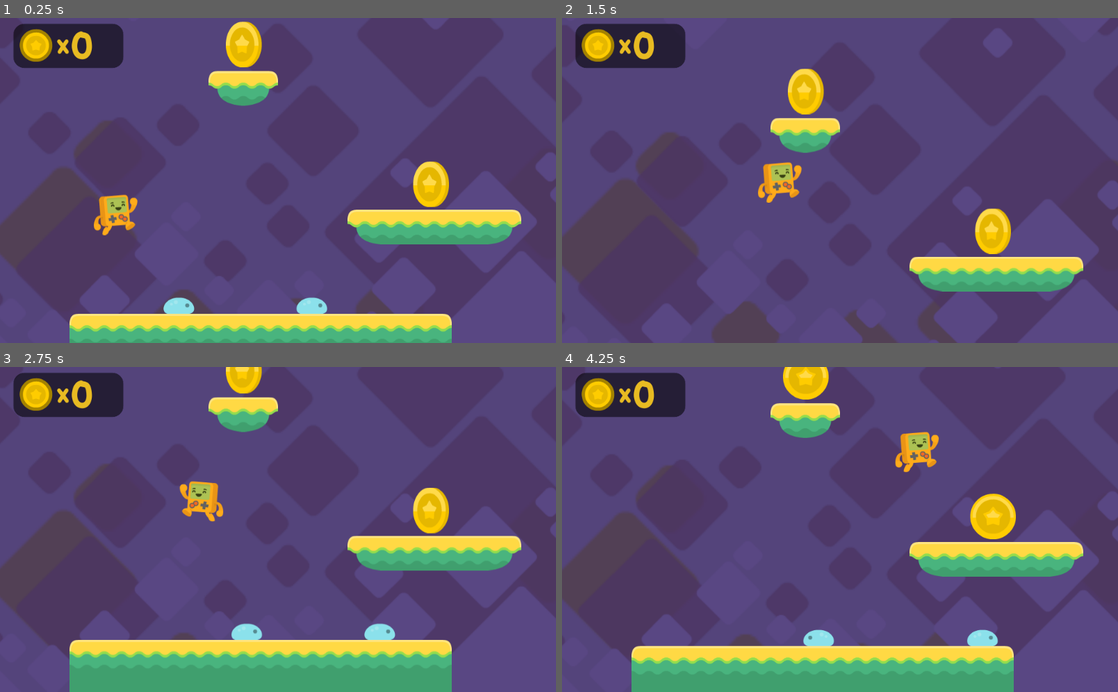
Above: before the commit, frames 1-4 (two rows, left to right).
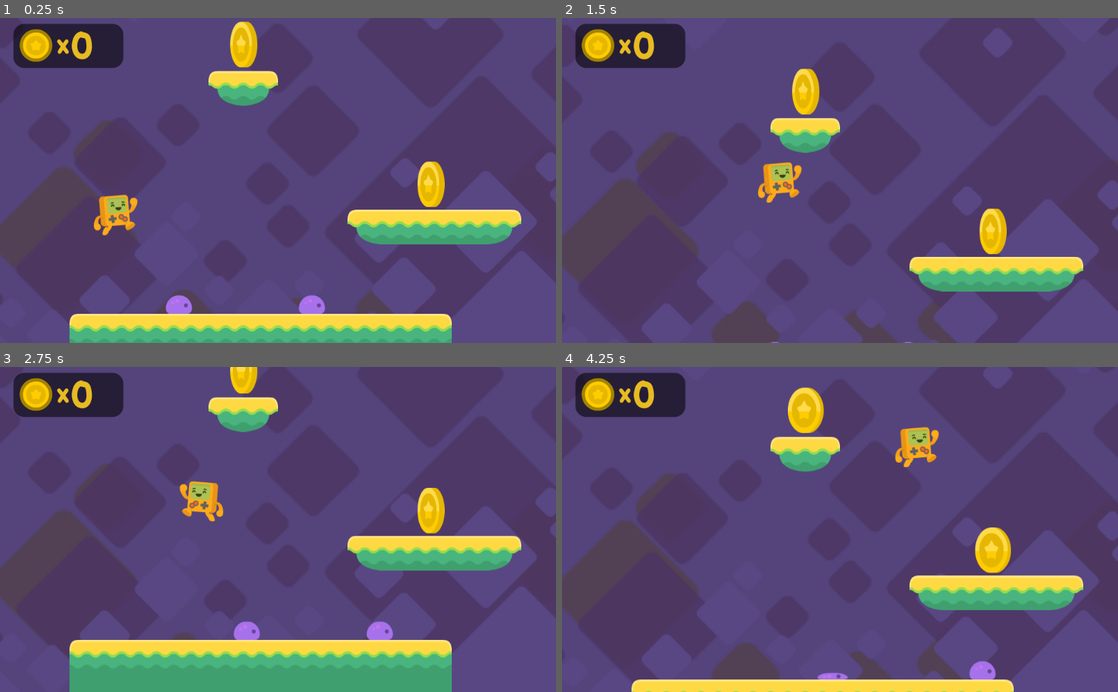
Above: after the commit, the same moments.

Repository: noantiq/Tutorial-Project
Game: Godot game, scene res://Level3.tscn
Same seed, same stepped clock (60 frames per second), same inputs: the game is played once before the commit and once after it. Before the commit the project has no main scene; this scene is started directly in both runs.
Inputs:
- Up to frame 1 (0.25 s): no input
- Up to frame 2 (1.5 s): hold D (right) from 0.53 s (still down); tap Space (jump) at 0.6, 0.77, 1.07, 1.35 s
- Up to frame 3 (2.75 s): tap Space (jump) at 1.52, 1.82, 2.1 s; release D (right) at 2.03 s; hold A (left) from 2.03 s (still down)
- Up to frame 4 (4.25 s): release A (left) at 2.78 s; hold D (right) from 2.78 s (still down); tap Space (jump) at 2.85, 3.02, 3.32, 3.6, 3.77, 4.07 s

The runs differ from the first frame. In frame 1, 1.3% of the frame differs, in the area x 29-81%, y 1-92%; in frame 2, 0.8%; in frame 3, 1.1%; in frame 4, 26%, in the area x 0-100%, y 0-100%.

Commit message:
add Menus and sounds

Diff:
--- a/Character.gd
+++ b/Character.gd
@@ -1,5 +1,6 @@
 extends KinematicBody2D
 
+enum States {AIR, FLOOR, LADDER, WALL}
 var velocity = Vector2.ZERO
 const MOVEMENT_SPEED = 200
 const GRAVITY = 30
@@ -26,6 +27,7 @@
 
 	if Input.is_action_just_pressed("jump") and ((jump_counter < max_jumps) or is_on_floor()):
 		velocity.y = JUMP_FORCE
+		$JumpSound.play()
 		jump_counter += 1
 
 	velocity = move_and_slide(velocity, Vector2.UP)
@@ -35,4 +37,24 @@
 
 
 func _on_fallzone_body_entered(body):
-	get_tree().change_scene("res://Level3.tscn")
+	get_tree().change_scene("res://GameOver.tscn")
+
+func bounce():
+	velocity.y = JUMP_FORCE * 0.5
+
+func get_hit(enemy_position):
+	set_modulate(Color(1, 0.3, 0.3, 0.3))
+	velocity.y = JUMP_FORCE * 0.3
+
+	if position.x < enemy_position:
+		velocity.x = JUMP_FORCE * 0.5
+	else:
+		velocity.x = JUMP_FORCE * - 0.5
+
+	Input.action_release("left")
+	Input.action_release("right")
+
+	$DeathTimer.start()
+
+func _on_DeathTimer_timeout():
+	get_tree().change_scene("res://GameOver.tscn")
--- a/Character.tscn
+++ b/Character.tscn
@@ -1,7 +1,8 @@
-[gd_scene load_steps=4 format=2]
+[gd_scene load_steps=5 format=2]
 
 [ext_resource path="res://Character-sprites.tres" type="SpriteFrames" id=1]
 [ext_resource path="res://Character.gd" type="Script" id=2]
+[ext_resource path="res://assets/sounds/jump1.ogg" type="AudioStream" id=3]
 
 [sub_resource type="CapsuleShape2D" id=1]
 radius = 25.0
@@ -22,3 +23,13 @@
 [node name="CollisionShape2D" type="CollisionShape2D" parent="."]
 position = Vector2( 0, 14 )
 shape = SubResource( 1 )
+
+[node name="DeathTimer" type="Timer" parent="."]
+wait_time = 0.3
+
+[node name="JumpSound" type="AudioStreamPlayer" parent="."]
+stream = ExtResource( 3 )
+volume_db = -18.0
+pitch_scale = 1.2
+
+[connection signal="timeout" from="DeathTimer" to="." method="_on_DeathTimer_timeout"]
--- a/Coin.gd
+++ b/Coin.gd
@@ -5,6 +5,7 @@
 func _on_coin_body_entered(body):
 	set_collision_mask_bit(0, 0)
 	$AnimationPlayer.play("bounce")
+	$CollectSound.play()
 	emit_signal("coin_collected")
 
 
--- a/Coin.tscn
+++ b/Coin.tscn
@@ -1,7 +1,8 @@
-[gd_scene load_steps=6 format=2]
+[gd_scene load_steps=7 format=2]
 
 [ext_resource path="res://Coin-sprites.tres" type="SpriteFrames" id=1]
 [ext_resource path="res://Coin.gd" type="Script" id=2]
+[ext_resource path="res://assets/sounds/powerUp2.ogg" type="AudioStream" id=3]
 
 [sub_resource type="CircleShape2D" id=1]
 radius = 46.0
@@ -50,11 +51,16 @@
 [node name="AnimatedSprite" type="AnimatedSprite" parent="."]
 frames = ExtResource( 1 )
 animation = "spin"
+frame = 1
 playing = true
 
 [node name="AnimationPlayer" type="AnimationPlayer" parent="."]
 anims/RESET = SubResource( 2 )
 anims/bounce = SubResource( 3 )
 
+[node name="CollectSound" type="AudioStreamPlayer" parent="."]
+stream = ExtResource( 3 )
+volume_db = -8.0
+
 [connection signal="body_entered" from="." to="." method="_on_coin_body_entered"]
 [connection signal="animation_finished" from="AnimationPlayer" to="." method="_on_AnimationPlayer_animation_finished"]
--- /dev/null
+++ b/GameOver.tscn
@@ -0,0 +1,40 @@
+[gd_scene load_steps=5 format=2]
+
+[ext_resource path="res://MainMenuButton.gd" type="Script" id=1]
+[ext_resource path="res://assets/fonts/KiriFont.ttf" type="DynamicFontData" id=2]
+
+[sub_resource type="DynamicFont" id=1]
+size = 70
+font_data = ExtResource( 2 )
+
+[sub_resource type="DynamicFont" id=2]
+size = 30
+font_data = ExtResource( 2 )
+
+[node name="GameOver" type="Control"]
+anchor_right = 1.0
+anchor_bottom = 1.0
+
+[node name="ColorRect" type="ColorRect" parent="."]
+margin_right = 1024.0
+margin_bottom = 600.0
+color = Color( 0.584314, 0.156863, 0.156863, 1 )
+
+[node name="Label" type="Label" parent="."]
+margin_left = 250.0
+margin_top = 114.0
+margin_right = 808.0
+margin_bottom = 232.0
+custom_fonts/font = SubResource( 1 )
+text = "Game Over!"
+uppercase = true
+
+[node name="MainMenuButton" type="Button" parent="."]
+margin_left = 328.0
+margin_top = 317.0
+margin_right = 738.0
+margin_bottom = 364.0
+custom_fonts/font = SubResource( 2 )
+text = "Back to Title Menu"
+flat = true
+script = ExtResource( 1 )
--- a/HUD.gd
+++ b/HUD.gd
@@ -10,4 +10,4 @@
 	coins += 1
 	_ready()
 	if coins == coins_win:
-		get_tree().change_scene("res://Level3.tscn")
+		get_tree().change_scene("res://Win.tscn")
--- /dev/null
+++ b/HUD.tscn
@@ -0,0 +1,57 @@
+[gd_scene load_steps=7 format=2]
+
+[ext_resource path="res://HUD.gd" type="Script" id=1]
+[ext_resource path="res://assets/HUD/coin_gold.png" type="Texture" id=2]
+[ext_resource path="res://assets/fonts/BalsamiqSans-Bold.ttf" type="DynamicFontData" id=3]
+
+[sub_resource type="StyleBoxFlat" id=4]
+bg_color = Color( 0, 0, 0, 0.564706 )
+corner_radius_top_left = 20
+corner_radius_top_right = 20
+corner_radius_bottom_right = 20
+corner_radius_bottom_left = 20
+
+[sub_resource type="DynamicFont" id=5]
+size = 50
+font_data = ExtResource( 3 )
+
+[sub_resource type="DynamicFont" id=6]
+size = 70
+font_data = ExtResource( 3 )
+
+[node name="HUD" type="CanvasLayer"]
+script = ExtResource( 1 )
+
+[node name="Panel" type="Panel" parent="."]
+margin_left = 25.0
+margin_top = 11.0
+margin_right = 227.0
+margin_bottom = 92.0
+custom_styles/panel = SubResource( 4 )
+
+[node name="TextureRect" type="TextureRect" parent="."]
+margin_left = 36.0
+margin_top = 20.0
+margin_right = 97.0
+margin_bottom = 81.0
+texture = ExtResource( 2 )
+
+[node name="x" type="Label" parent="."]
+margin_left = 105.0
+margin_top = 21.0
+margin_right = 135.0
+margin_bottom = 81.0
+custom_colors/font_color = Color( 0.909804, 0.733333, 0.133333, 1 )
+custom_fonts/font = SubResource( 5 )
+text = "x"
+valign = 1
+
+[node name="Coins" type="Label" parent="."]
+margin_left = 129.0
+margin_top = 13.0
+margin_right = 219.0
+margin_bottom = 97.0
+custom_colors/font_color = Color( 0.909804, 0.733333, 0.133333, 1 )
+custom_fonts/font = SubResource( 6 )
+text = "##"
+valign = 1
--- a/Level3.tscn
+++ b/Level3.tscn
@@ -6,9 +6,8 @@
 [ext_resource path="res://assets/background/set2_background.png" type="Texture" id=4]
 [ext_resource path="res://assets/background/set2_tiles.png" type="Texture" id=5]
 [ext_resource path="res://Coin.tscn" type="PackedScene" id=6]
-[ext_resource path="res://assets/HUD/coin_gold.png" type="Texture" id=7]
-[ext_resource path="res://assets/fonts/BalsamiqSans-Bold.ttf" type="DynamicFontData" id=8]
-[ext_resource path="res://HUD.gd" type="Script" id=9]
+[ext_resource path="res://HUD.tscn" type="PackedScene" id=7]
+[ext_resource path="res://assets/music/Retro Beat.ogg" type="AudioStream" id=8]
 [ext_resource path="res://enemy.tscn" type="PackedScene" id=10]
 
 [sub_resource type="RectangleShape2D" id=1]
@@ -19,21 +18,6 @@
 
 [sub_resource type="RectangleShape2D" id=3]
 extents = Vector2( 2480, 96 )
-
-[sub_resource type="StyleBoxFlat" id=4]
-bg_color = Color( 0, 0, 0, 0.564706 )
-corner_radius_top_left = 20
-corner_radius_top_right = 20
-corner_radius_bottom_right = 20
-corner_radius_bottom_left = 20
-
-[sub_resource type="DynamicFont" id=5]
-size = 50
-font_data = ExtResource( 8 )
-
-[sub_resource type="DynamicFont" id=6]
-size = 70
-font_data = ExtResource( 8 )
 
 [node name="Level3" type="Node2D"]
 
@@ -131,6 +115,18 @@
 [node name="Coin" parent="Coins" instance=ExtResource( 6 )]
 position = Vector2( 449, 15 )
 
+[node name="HUD" parent="." instance=ExtResource( 7 )]
+
+[node name="enemies" type="Node2D" parent="."]
+
+[node name="enemy" parent="enemies" instance=ExtResource( 10 )]
+position = Vector2( 317, 473 )
+facing_direction = 1
+
+[node name="enemy2" parent="enemies" instance=ExtResource( 10 )]
+position = Vector2( 562, 469 )
+facing_direction = 1
+
 [node name="Character" parent="." instance=ExtResource( 2 )]
 position = Vector2( 213, 266 )
 
@@ -146,52 +142,10 @@
 editor_draw_limits = true
 editor_draw_drag_margin = true
 
-[node name="HUD" type="CanvasLayer" parent="."]
-script = ExtResource( 9 )
-
-[node name="Panel" type="Panel" parent="HUD"]
-margin_left = 25.0
-margin_top = 11.0
-margin_right = 227.0
-margin_bottom = 92.0
-custom_styles/panel = SubResource( 4 )
-
-[node name="TextureRect" type="TextureRect" parent="HUD"]
-margin_left = 36.0
-margin_top = 20.0
-margin_right = 97.0
-margin_bottom = 81.0
-texture = ExtResource( 7 )
-
-[node name="x" type="Label" parent="HUD"]
-margin_left = 105.0
-margin_top = 21.0
-margin_right = 135.0
-margin_bottom = 81.0
-custom_colors/font_color = Color( 0.909804, 0.733333, 0.133333, 1 )
-custom_fonts/font = SubResource( 5 )
-text = "x"
-valign = 1
-
-[node name="Coins" type="Label" parent="HUD"]
-margin_left = 129.0
-margin_top = 13.0
-margin_right = 219.0
-margin_bottom = 97.0
-custom_colors/font_color = Color( 0.909804, 0.733333, 0.133333, 1 )
-custom_fonts/font = SubResource( 6 )
-text = "##"
-valign = 1
-
-[node name="enemies" type="Node2D" parent="."]
-
-[node name="enemy" parent="enemies" instance=ExtResource( 10 )]
-position = Vector2( 317, 473 )
-facing_direction = 1
-
-[node name="enemy2" parent="enemies" instance=ExtResource( 10 )]
-position = Vector2( 562, 469 )
-facing_direction = 1
+[node name="LevelMusic" type="AudioStreamPlayer" parent="."]
+stream = ExtResource( 8 )
+volume_db = -12.0
+autoplay = true
 
 [connection signal="body_entered" from="Fall Zone" to="Character" method="_on_fallzone_body_entered"]
 [connection signal="coin_collected" from="Coins/Coin2" to="HUD" method="_on_coin_collected"]
--- /dev/null
+++ b/MainMenuButton.gd
@@ -0,0 +1,4 @@
+extends Button
+
+func _pressed():
+	get_tree().change_scene("res://TitleMenu.tscn")
--- /dev/null
+++ b/PlayButton.gd
@@ -0,0 +1,4 @@
+extends Button
+
+func _pressed():
+	get_tree().change_scene("res://Level3.tscn")
--- /dev/null
+++ b/TitleMenu.tscn
@@ -0,0 +1,101 @@
+[gd_scene load_steps=10 format=2]
+
+[ext_resource path="res://assets/UI/grey_button04.png" type="Texture" id=1]
+[ext_resource path="res://assets/fonts/KiriFont.ttf" type="DynamicFontData" id=2]
+[ext_resource path="res://PlayButton.gd" type="Script" id=3]
+[ext_resource path="res://assets/music/Swinging Pants.ogg" type="AudioStream" id=4]
+
+[sub_resource type="DynamicFont" id=1]
+size = 50
+outline_size = 3
+outline_color = Color( 0.54902, 0, 0, 1 )
+font_data = ExtResource( 2 )
+
+[sub_resource type="StyleBoxFlat" id=2]
+bg_color = Color( 0.270588, 0.133333, 0.32549, 0.552941 )
+corner_radius_top_left = 20
+corner_radius_top_right = 20
+corner_radius_bottom_right = 20
+corner_radius_bottom_left = 20
+
+[sub_resource type="DynamicFont" id=3]
+size = 30
+font_data = ExtResource( 2 )
+
+[sub_resource type="DynamicFont" id=4]
+size = 30
+font_data = ExtResource( 2 )
+
+[sub_resource type="DynamicFont" id=5]
+size = 40
+font_data = ExtResource( 2 )
+
+[node name="TitleMenu" type="Control"]
+anchor_right = 1.0
+anchor_bottom = 1.0
+
+[node name="ColorRect" type="ColorRect" parent="."]
+margin_right = 1024.0
+margin_bottom = 600.0
+color = Color( 0.180392, 0.129412, 0.235294, 1 )
+
+[node name="Label" type="Label" parent="."]
+margin_left = 54.0
+margin_top = 108.0
+margin_right = 967.0
+margin_bottom = 193.0
+custom_colors/font_color = Color( 0.741176, 0, 0.713726, 1 )
+custom_fonts/font = SubResource( 1 )
+text = "Platformer Tutorial Game"
+
+[node name="LeftPanel" type="Panel" parent="."]
+margin_left = 71.0
+margin_top = 315.0
+margin_right = 521.0
+margin_bottom = 538.0
+custom_styles/panel = SubResource( 2 )
+
+[node name="TextureRect" type="TextureRect" parent="LeftPanel"]
+margin_left = 33.0
+margin_top = 58.0
+margin_right = 209.0
+margin_bottom = 101.0
+texture = ExtResource( 1 )
+expand = true
+
+[node name="Label" type="Label" parent="LeftPanel/TextureRect"]
+margin_left = 20.0
+margin_top = 9.0
+margin_right = 174.0
+margin_bottom = 41.0
+custom_colors/font_color = Color( 0, 0, 0, 1 )
+custom_colors/font_outline_modulate = Color( 0, 0, 0, 1 )
+custom_fonts/font = SubResource( 3 )
+text = "SPACE"
+
+[node name="Label2" type="Label" parent="LeftPanel/TextureRect"]
+margin_left = 197.0
+margin_top = 6.0
+margin_right = 356.0
+margin_bottom = 44.0
+custom_fonts/font = SubResource( 4 )
+text = "= JUMP!"
+uppercase = true
+percent_visible = -0.166667
+
+[node name="PlayButton" type="Button" parent="."]
+margin_left = 338.0
+margin_top = 207.0
+margin_right = 719.0
+margin_bottom = 280.0
+custom_colors/font_color_hover = Color( 0.596078, 0.0313726, 0.427451, 1 )
+custom_colors/font_color_pressed = Color( 1, 0, 0, 1 )
+custom_fonts/font = SubResource( 5 )
+text = "PLAY!"
+flat = true
+script = ExtResource( 3 )
+
+[node name="TitleScreenMusic" type="AudioStreamPlayer" parent="."]
+stream = ExtResource( 4 )
+volume_db = -15.0
+autoplay = true
--- /dev/null
+++ b/Win.tscn
@@ -0,0 +1,40 @@
+[gd_scene load_steps=5 format=2]
+
+[ext_resource path="res://MainMenuButton.gd" type="Script" id=1]
+[ext_resource path="res://assets/fonts/KiriFont.ttf" type="DynamicFontData" id=2]
+
+[sub_resource type="DynamicFont" id=1]
+size = 70
+font_data = ExtResource( 2 )
+
+[sub_resource type="DynamicFont" id=2]
+size = 30
+font_data = ExtResource( 2 )
+
+[node name="Win" type="Control"]
+anchor_right = 1.0
+anchor_bottom = 1.0
+
+[node name="ColorRect" type="ColorRect" parent="."]
+margin_right = 1024.0
+margin_bottom = 600.0
+color = Color( 0.121569, 0.568627, 0.262745, 1 )
+
+[node name="Label" type="Label" parent="."]
+margin_left = 298.0
+margin_top = 121.0
+margin_right = 856.0
+margin_bottom = 239.0
+custom_fonts/font = SubResource( 1 )
+text = "you win!"
+uppercase = true
+
+[node name="MainMenuButton" type="Button" parent="."]
+margin_left = 328.0
+margin_top = 317.0
+margin_right = 738.0
+margin_bottom = 364.0
+custom_fonts/font = SubResource( 2 )
+text = "Back to Title Menu"
+flat = true
+script = ExtResource( 1 )
--- a/enemy.gd
+++ b/enemy.gd
@@ -3,17 +3,19 @@
 var velocity = Vector2.ZERO
 const GRAVITY = 20
 var movement_speed = 50
-enum DIRECTION {right = 1, left = - 1}
-export var facing_direction = DIRECTION.left
+enum DIRECTION {RIGHT = 1, LEFT = - 1}
+export var facing_direction = DIRECTION.LEFT
 export var can_detect_cliffs = true
 
 func _ready():
 	set_direction()
 	$floor_detection.enabled = can_detect_cliffs
+	if can_detect_cliffs:
+		set_modulate(Color(1.2, 0.5, 1))
 
 func set_direction():
 	$floor_detection.position.x = $CollisionShape2D.shape.get_extents().x * facing_direction
-	if facing_direction == DIRECTION.right:
+	if facing_direction == DIRECTION.RIGHT:
 		$Sprite.flip_h = true
 	else:
 		$Sprite.flip_h = false
@@ -28,3 +30,26 @@
 	velocity.x = int(facing_direction) * movement_speed
 
 	velocity = move_and_slide(velocity, Vector2.UP)
+
+
+func _on_top_detection_body_entered(body):
+	$Timer.start()
+	$Sprite.play("squashed")
+	$SquashSound.play()
+	movement_speed = 0
+	set_collision_layer_bit(4, 0)
+	set_collision_mask_bit(0, 0)
+	$top_detection.set_collision_layer_bit(4, 0)
+	$top_detection.set_collision_mask_bit(0, 0)
+	$outer_detection.set_collision_layer_bit(4, 0)
+	$outer_detection.set_collision_mask_bit(0, 0)
+	body.bounce()
+
+
+func _on_outer_detection_body_entered(body):
+	body.get_hit(position.x)
+
+
+
+func _on_Timer_timeout():
+	queue_free()
--- a/enemy.tscn
+++ b/enemy.tscn
@@ -1,12 +1,14 @@
-[gd_scene load_steps=6 format=2]
+[gd_scene load_steps=10 format=2]
 
 [ext_resource path="res://assets/enemies/slimeBlue_blue.png" type="Texture" id=1]
 [ext_resource path="res://assets/enemies/slimeBlue.png" type="Texture" id=2]
 [ext_resource path="res://enemy.gd" type="Script" id=3]
+[ext_resource path="res://assets/enemies/slimeBlue_squashed.png" type="Texture" id=4]
+[ext_resource path="res://assets/sounds/pepSound2.ogg" type="AudioStream" id=5]
 
 [sub_resource type="SpriteFrames" id=1]
 animations = [ {
-"frames": [  ],
+"frames": [ ExtResource( 4 ) ],
 "loop": true,
 "name": "squashed",
 "speed": 5.0
@@ -20,6 +22,12 @@
 [sub_resource type="RectangleShape2D" id=2]
 extents = Vector2( 22, 11.5 )
 
+[sub_resource type="RectangleShape2D" id=3]
+extents = Vector2( 19, 4.5 )
+
+[sub_resource type="RectangleShape2D" id=4]
+extents = Vector2( 28, 10 )
+
 [node name="enemy" type="KinematicBody2D"]
 collision_layer = 16
 collision_mask = 35
@@ -28,7 +36,6 @@
 [node name="Sprite" type="AnimatedSprite" parent="."]
 frames = SubResource( 1 )
 animation = "crawl"
-frame = 1
 playing = true
 
 [node name="CollisionShape2D" type="CollisionShape2D" parent="."]
@@ -39,3 +46,30 @@
 enabled = true
 cast_to = Vector2( 0, 20 )
 collision_mask = 2
+
+[node name="top_detection" type="Area2D" parent="."]
+collision_layer = 16
+collision_mask = 33
+
+[node name="CollisionShape2D" type="CollisionShape2D" parent="top_detection"]
+position = Vector2( 0, -10.5 )
+shape = SubResource( 3 )
+
+[node name="outer_detection" type="Area2D" parent="."]
+collision_layer = 0
+collision_mask = 33
+
+[node name="CollisionShape2D" type="CollisionShape2D" parent="outer_detection"]
+position = Vector2( 0, 6 )
+shape = SubResource( 4 )
+
+[node name="Timer" type="Timer" parent="."]
+wait_time = 0.7
+one_shot = true
+
+[node name="SquashSound" type="AudioStreamPlayer" parent="."]
+stream = ExtResource( 5 )
+
+[connection signal="body_entered" from="top_detection" to="." method="_on_top_detection_body_entered"]
+[connection signal="body_entered" from="outer_detection" to="." method="_on_outer_detection_body_entered"]
+[connection signal="timeout" from="Timer" to="." method="_on_Timer_timeout"]
--- a/project.godot
+++ b/project.godot
@@ -11,6 +11,7 @@
 [application]
 
 config/name="Tutorial Project"
+run/main_scene="res://TitleMenu.tscn"
 config/icon="res://icon.png"
 
 [input]
Not shown: 1 places in Level3.tscn that only renumber resources
Binary file added: assets/UI/arrow-UP.png
Not shown, added: assets/UI/arrow-UP.png.import
Binary file added: assets/UI/grey_button04.png
Not shown, added: assets/UI/grey_button04.png.import
Binary file added: assets/UI/grey_button13.png
Not shown, added: assets/UI/grey_button13.png.import
Binary file added: assets/fonts/KiriFont.ttf
Binary file added: assets/fonts/Sniglet-Regular.ttf
Not shown, added: assets/music/Retro Beat.ogg.import
Not shown, added: assets/music/Swinging Pants.ogg.import
Not shown, added: assets/sounds/confirmation_001.ogg.import
(and 27 more such lines)
